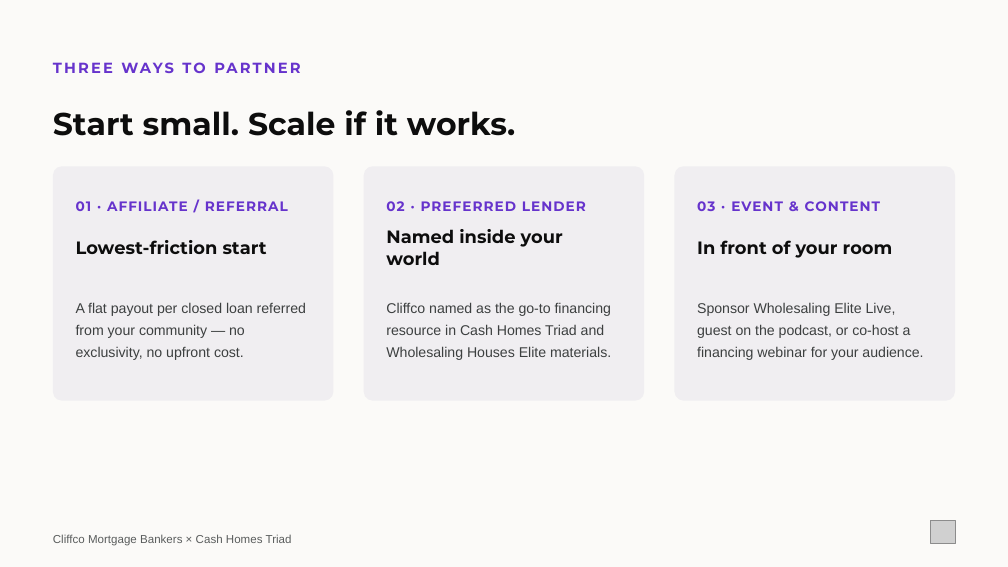
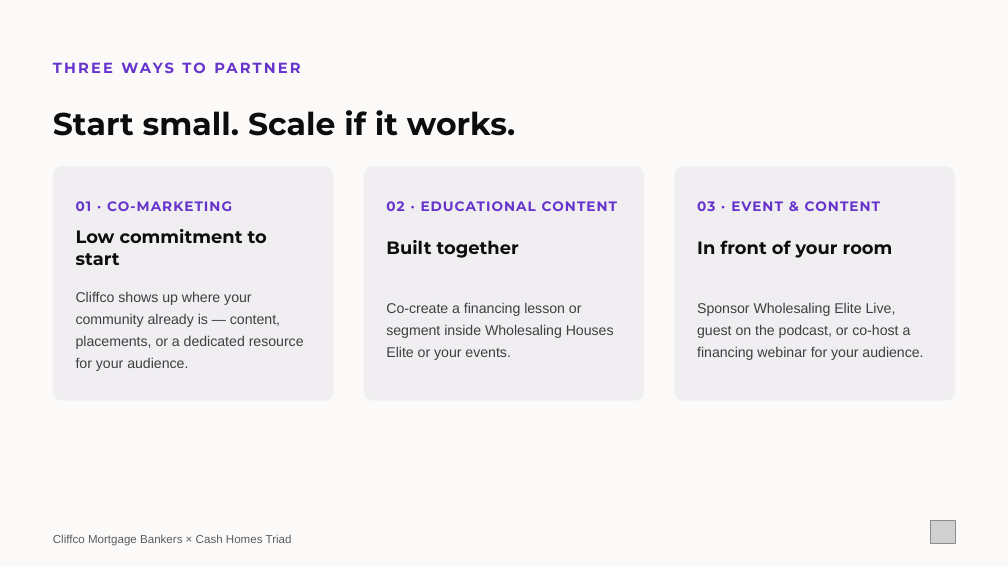
Before and after one commit to loganlevy1/STR, a slide deck: slide 8 of outreach/pitch-decks/cliffco-max-maxwell-partnership.pptx. Drawn at 1008x567 pixels with LibreOffice and Linux fonts; fonts in the diff are those of the drawing; grey boxes stand for pictures. Boxes give left, top, right and bottom in pixels: in the first picture for what was removed or moved away, otherwise in the second. Text is boxed around its words. In the diff, an @@ line names an element or a change of style, - is before the commit and + after.

```diff
--- a/outreach/pitch-decks/cliffco-max-maxwell-partnership.pptx
+++ b/outreach/pitch-decks/cliffco-max-maxwell-partnership.pptx
@@ text at (76, 201, 232, 211): text changed @@
-01 · AFFILIATE / REFERRAL
+01 · CO-MARKETING
@@ text at (386, 201, 617, 211): text changed @@
-02 · PREFERRED LENDER
+02 · EDUCATIONAL CONTENT
@@ text at (76, 229, 267, 265): text changed @@
-Lowest-friction start
+Low commitment to start
@@ text at (386, 240, 519, 258): text changed @@
-Named inside your world
+Built together
@@ text at (76, 291, 304, 371): text changed @@
-A flat payout per closed loan referred from your community — no exclusivity, no upfront cost.
+Cliffco shows up where your community already is — content, placements, or a dedicated resource for your audience.
@@ text at (386, 302, 614, 360): text changed @@
-Cliffco named as the go-to financing resource in Cash Homes Triad and Wholesaling Houses Elite materials.
+Co-create a financing lesson or segment inside Wholesaling Houses Elite or your events.
```
Also in this commit, not shown: 2 other slides changed, 3 other files.
